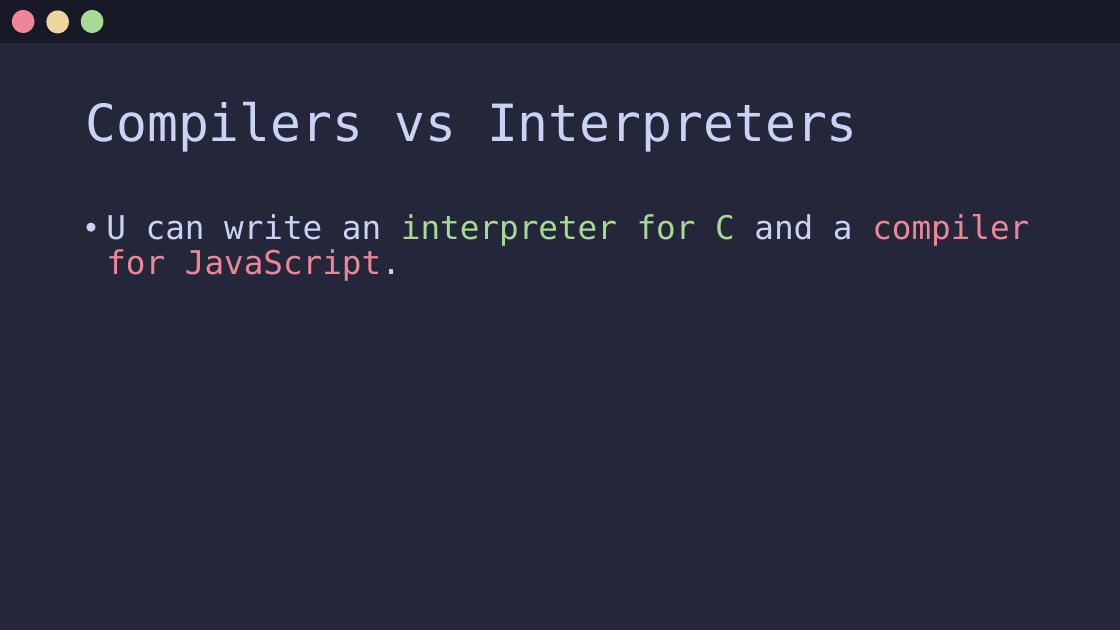
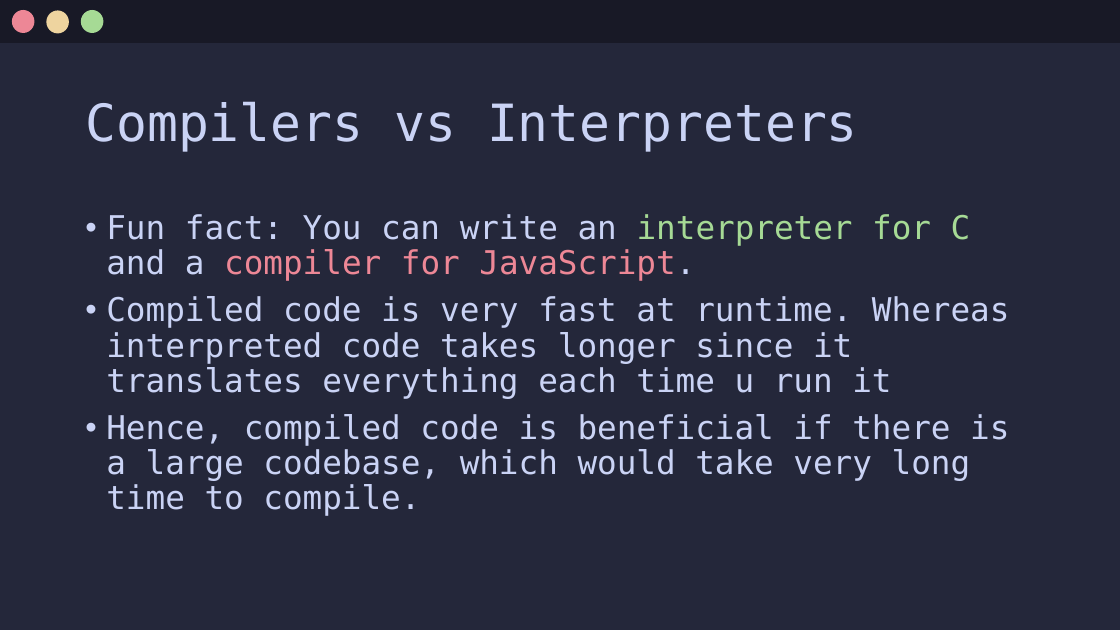
Before and after one commit to Jx-ls/custom-compiler, a slide deck: slide 10 of Compilers.odp. Drawn at 1120x630 pixels with LibreOffice and Linux fonts; fonts in the diff are those of the drawing. Boxes give left, top, right and bottom in pixels: in the first picture for what was removed or moved away, otherwise in the second. Text is boxed around its words. In the diff, an @@ line names an element or a change of style, - is before the commit and + after.

Commit message:
added stuff abt compilers and interpreters

```diff
--- a/Compilers.odp
+++ b/Compilers.odp
@@ text at [106,214,1009,516]: text changed; text colour #ED8796 to #CAD3F5 @@
-• U can write an interpreter for C and a compiler for JavaScript.
+• Fun fact: You can write an interpreter for C and a compiler for JavaScript.
+• Compiled code is very fast at runtime. Whereas interpreted code takes longer since it translates everything each time u run it
+• Hence, compiled code is beneficial if there is a large codebase, which would take very long time to compile.
```
Also in this commit, not shown: 3 other slides changed, 1 slide added, 1 slide removed, 1 other file.
